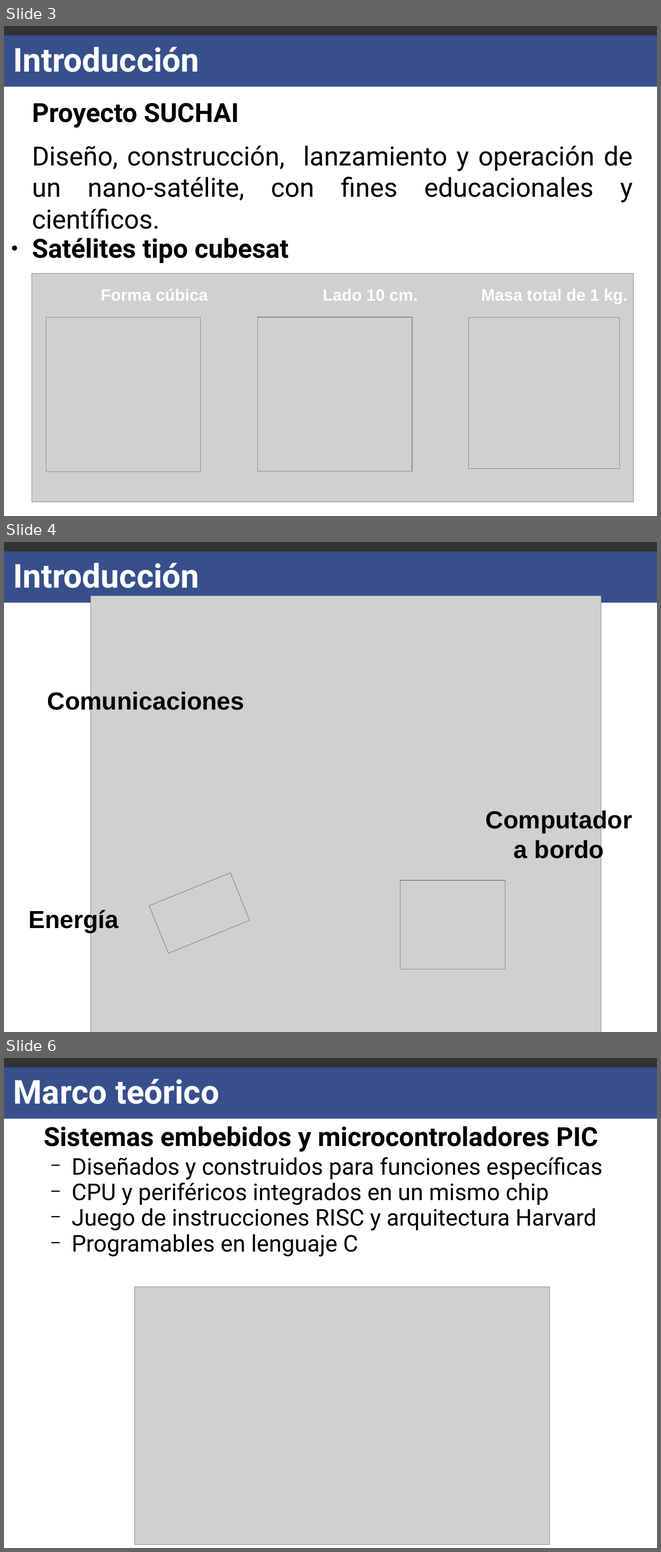
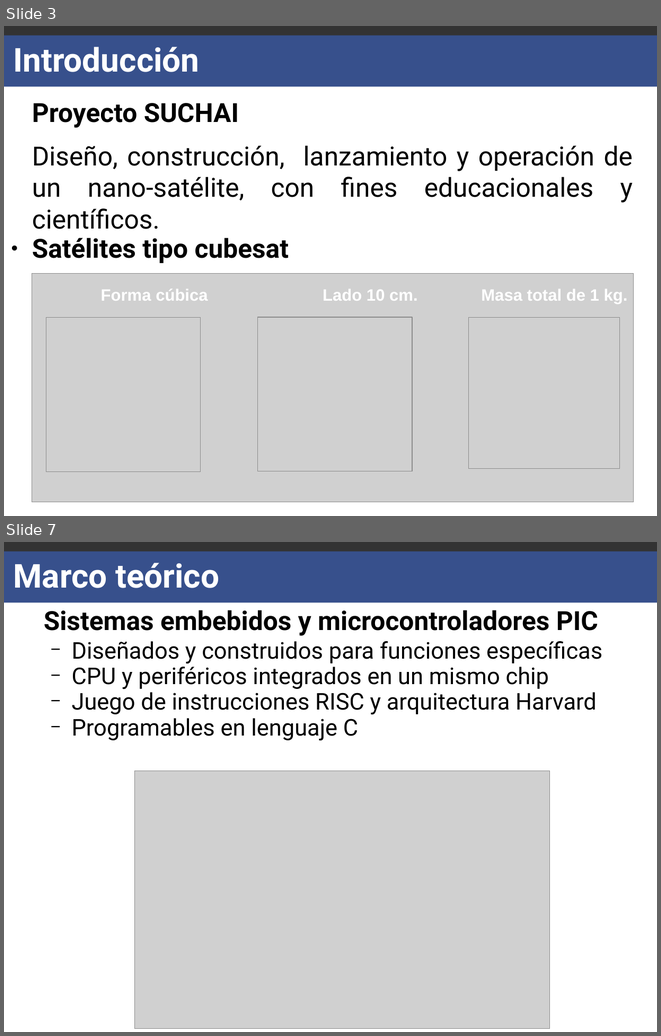
Before and after one commit to carlgonz/Trabajo-de-titulo, a slide deck: Presentacion/Moria-Presentacion.odp. Shown one above the other, each under a label of ours: slides 3, 4 and 6 before the commit, slides 3 and 7 after it; the slides between them are not shown. The pictures are 661x1552 and 661x1036 pixels, drawn with LibreOffice and Linux fonts; fonts in the diff are those of the drawing; grey boxes stand for pictures. Boxes give left, top, right and bottom in pixels: in the first picture for what was removed or moved away, otherwise in the second. Text is boxed around its words. In the diff, an @@ line names an element or a change of style, - is before the commit and + after.

```diff
--- a/Presentacion/Moria-Presentacion.odp
+++ b/Presentacion/Moria-Presentacion.odp
@@ slide 4 removed at (4,542,657,1032), background #FFFFFF; not listed: 2 template elements that a slide beside it also shows @@
@@ title removed at (14,563,200,588) @@
-Introducción
@@ picture removed at (90,596,601,1032) @@
@@ text removed at (47,690,244,714) @@
-Comunicaciones
@@ text removed at (486,809,632,863) @@
-Computador
-a bordo
@@ picture removed at (149,873,250,954) @@
@@ picture removed at (400,880,505,969) @@
@@ text removed at (28,908,119,933) @@
-Energía
@@ what was slide 6 is now slide 7 @@
```
Also in this commit, not shown: 6 slides changed, 13 slides added, 2 other files.
